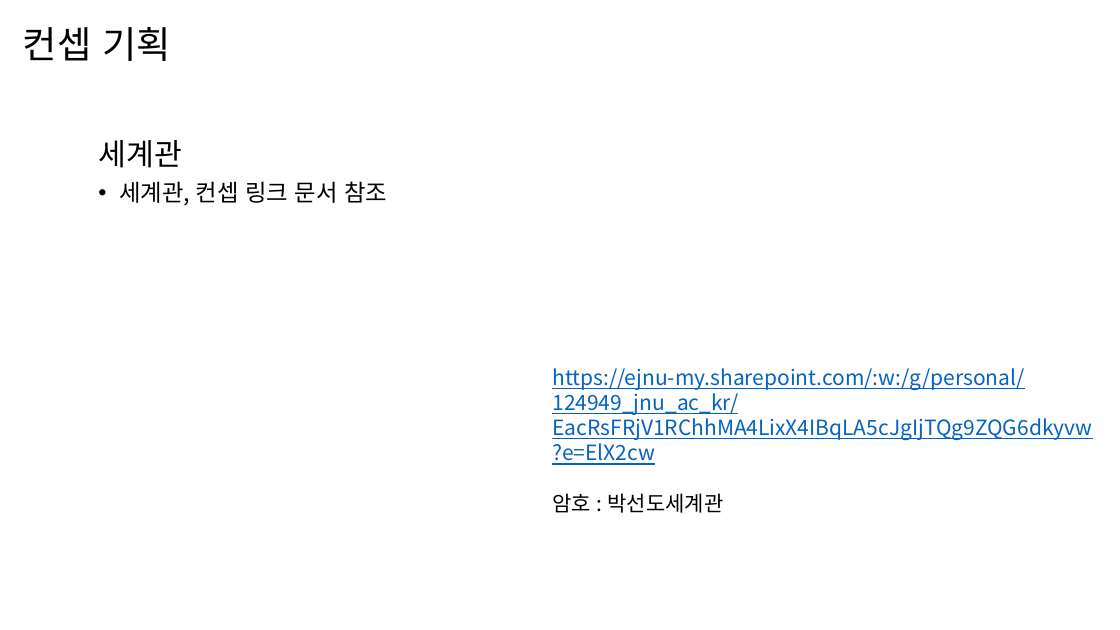
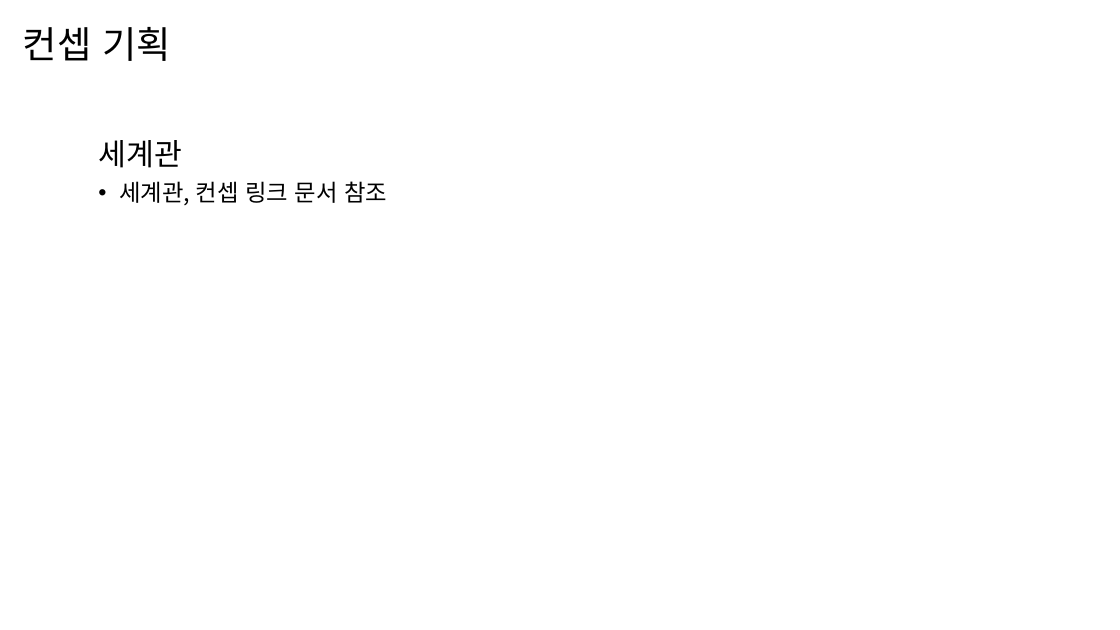
Before and after one commit to PriuS2/TIL, a slide deck: slide 3 of 2020/_Projects/캐릭터 컨셉.pptx. Drawn at 1120x630 pixels with LibreOffice and Linux fonts; fonts in the diff are those of the drawing. Boxes give left, top, right and bottom in pixels: in the first picture for what was removed or moved away, otherwise in the second. Text is boxed around its words. In the diff, an @@ line names an element or a change of style, - is before the commit and + after.

```diff
--- a/2020/_Projects/캐릭터 컨셉.pptx
+++ b/2020/_Projects/캐릭터 컨셉.pptx
@@ text removed at box(552, 368, 1092, 513) @@
-https://ejnu-my.sharepoint.com/:w:/g/personal/124949_jnu_ac_kr/EacRsFRjV1RChhMA4LixX4IBqLA5cJgIjTQg9ZQG6dkyvw?e=ElX2cw
-암호 : 박선도세계관
```
Also in this commit, not shown: 2 other files.
